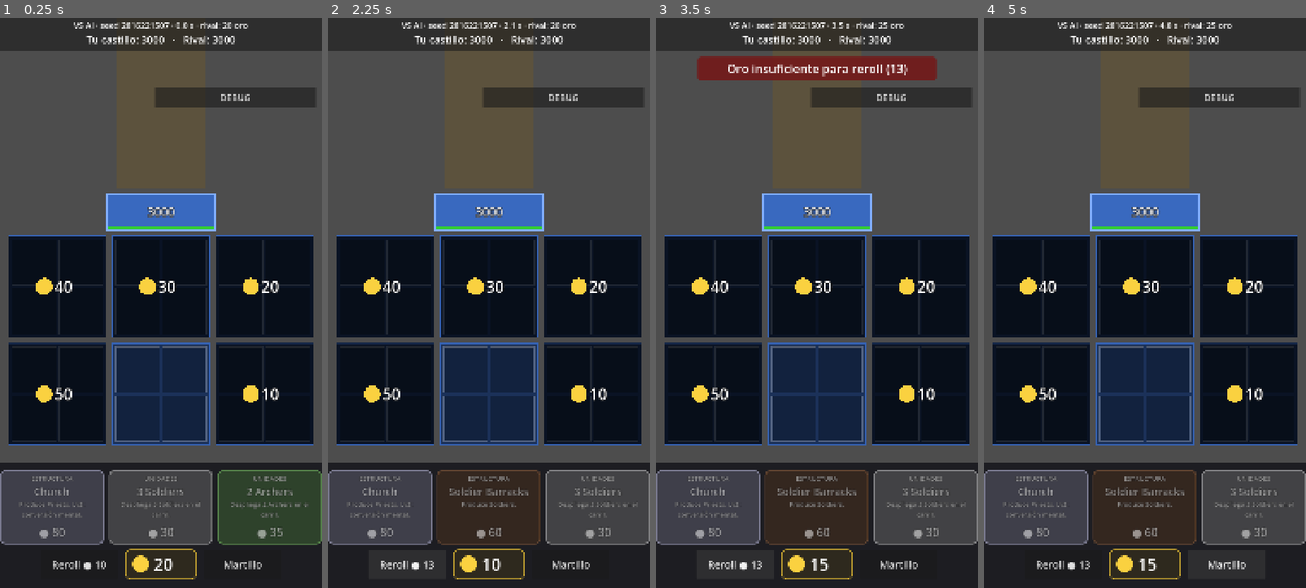
Above: before the commit, frames 1-4 (left to right).
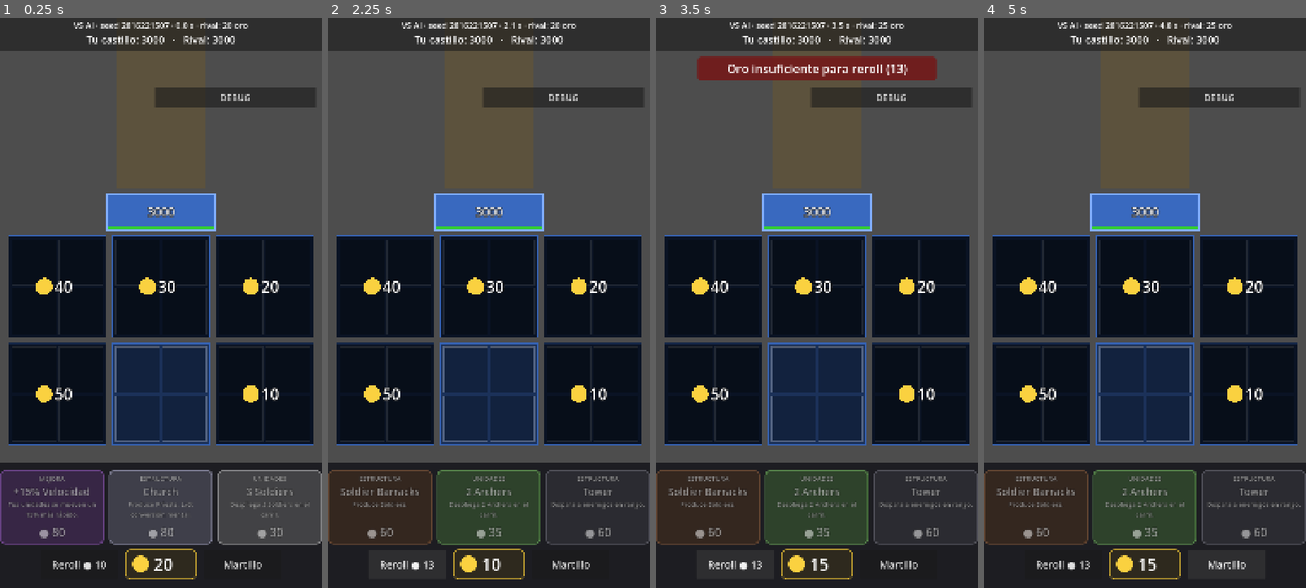
Above: after the commit, the same moments.

Repository: Edwardvee/IWTCN
Game: Godot game, scene res://scenes/Main.tscn
Same seed, same stepped clock (60 frames per second), same inputs: the game is played once before the commit and once after it.
Inputs:
- Up to frame 1 (0.25 s): no input
- Up to frame 2 (2.25 s): click "DEBUG" at 0.5 s; click "DEBUG" at 1.25 s; click "Reroll ● 10" at 2 s
- Up to frame 3 (3.5 s): click "Reroll ● 13" at 2.75 s
- Up to frame 4 (5 s): click "Martillo" at 3.5 s; click "Vender: toca" at 4.25 s

The runs differ from the first frame. In frame 1, 7.8% of the frame differs, in the area x 0-100%, y 79-93%; in frame 2, 8.6%; in frame 3, 8.6%; in frame 4, 8.6%.

Commit message:
Fase 10: Terminada
Buffs globales acumulables (velocidad, vida, armadura, producción) aplicados en vivo.

Co-Authored-By: Claude Opus 5.5 <noreply@anthropic.com>

Diff:
--- a/autoload/EventBus.gd
+++ b/autoload/EventBus.gd
@@ -37,6 +37,7 @@
 signal draft_ofrecido(player_id: int, cartas: Array[CardData])
 signal carta_elegida(player_id: int, carta: CardData)
 signal coste_reroll_actualizado(player_id: int, coste: int)
+signal buff_aplicado(player_id: int, buff: BuffData)
 
 # --- Castillos ---
 signal castillo_danado(player_id: int, vida_actual: float, vida_maxima: float)
--- a/data/cards/card_buff_production.tres
+++ b/data/cards/card_buff_production.tres
@@ -7,7 +7,7 @@
 script = ExtResource("2_4edv0")
 id = &"card_buff_production"
 display_name = "-1.5 s Producción"
-description = "Tus edificios producen 1.5 s más rápido."
+description = "Tus cuarteles e iglesias producen 1.5 s más rápido."
 card_type = 1
 cost = 100
 shop_weight = 5
--- a/entities/structures/SpawnerStructure.gd
+++ b/entities/structures/SpawnerStructure.gd
@@ -6,8 +6,9 @@
 ## UnitStatModifiers al crear la unidad.
 
 
+## Intervalo del nivel con los buffs de producción del dueño aplicados.
 func get_production_interval() -> float:
-	return data.get_spawn_interval(level)
+	return BuffSystem.get_production_interval(owner_id, data.get_spawn_interval(level))
 
 
 func _on_production_cycle() -> void:
--- a/entities/units/UnitBase.gd
+++ b/entities/units/UnitBase.gd
@@ -48,25 +48,21 @@
 
 var _sprite: AnimatedSprite2D = null
 var _collision: CollisionShape2D = null
-
-
-func setup(p_unit_id: int, p_team: int, p_data: UnitData, p_lane: LaneManager, modifiers: UnitStatModifiers = null) -> void:
+## Bonus fijados al aparecer (cuarteles). Los buffs se suman en refresh_stats().
+var _spawn_modifiers: UnitStatModifiers = null
+
+
+func setup(p_unit_id: int, p_team: int, p_data: UnitData, p_lane: LaneManager, spawn_modifiers: UnitStatModifiers = null) -> void:
 	unit_id = p_unit_id
 	team = p_team
 	data = p_data
 	lane = p_lane
 	name = "Unit_%d" % unit_id
-	var bonus_hp: float = modifiers.bonus_max_hp if modifiers != null else 0.0
-	var bonus_damage: float = modifiers.bonus_damage if modifiers != null else 0.0
-	max_hp = data.max_hp + bonus_hp
-	current_hp = max_hp
-	move_speed = data.move_speed
-	# Una unidad sin daño base (Priest) no gana daño por bonus.
-	damage = data.damage + bonus_damage if data.damage > 0.0 else 0.0
+	_spawn_modifiers = spawn_modifiers if spawn_modifiers != null else UnitStatModifiers.new()
 	attack_range = data.attack_range
 	attack_cooldown = data.attack_cooldown
-	damage_mitigation = data.damage_mitigation
 	heal_amount = data.heal_amount
+	refresh_stats(false)
 	body_radius = data.body_radius
 	lane_end_y = lane.get_lane_end_y(team) if lane != null else global_position.y
 	set_physics_process(false)
@@ -81,6 +77,21 @@
 		state_machine.add_state(STATE_ATTACK, AttackState.new(self))
 	state_machine.add_state(STATE_DEAD, DeadState.new(self))
 	state_machine.start(STATE_ADVANCE)
+
+
+## Recalcula estadísticas = base + bonus de aparición + buffs actuales del equipo.
+## keep_hp_ratio: al cambiar la vida máxima se conserva el % de vida.
+func refresh_stats(keep_hp_ratio: bool) -> void:
+	var ratio: float = get_hp_ratio() if keep_hp_ratio else 1.0
+	var modifiers: UnitStatModifiers = _spawn_modifiers.combined_with(UnitStatModifiers.from_buffs(team, data))
+	max_hp = maxf(1.0, (data.max_hp + modifiers.bonus_max_hp) * modifiers.max_hp_multiplier)
+	if not is_dead:
+		current_hp = max_hp * ratio
+	move_speed = maxf(0.0, (data.move_speed + modifiers.bonus_move_speed) * modifiers.move_speed_multiplier)
+	# Una unidad sin daño base (Priest) no gana daño por bonus.
+	damage = (data.damage + modifiers.bonus_damage) * modifiers.damage_multiplier if data.damage > 0.0 else 0.0
+	damage_mitigation = clampf(data.damage_mitigation + modifiers.bonus_mitigation, 0.0, 0.9)
+	queue_redraw()
 
 
 ## Un paso de simulación. Lo llama LaneManager (nunca el propio nodo).
--- a/resources/GameRules.gd
+++ b/resources/GameRules.gd
@@ -35,6 +35,8 @@
 
 @export_group("Structures")
 @export_range(1, 10) var max_structure_level: int = 5
+## Límite inferior del intervalo de producción de unidades con buffs.
+@export var min_production_interval: float = 1.0
 
 
 func get_plot_cost(plot_index: int) -> int:
--- a/scenes/Main.tscn
+++ b/scenes/Main.tscn
@@ -13,6 +13,7 @@
 [ext_resource type="Script" path="res://ui/CastleHealthDisplay.gd" id="11_castle_hp"]
 [ext_resource type="Script" path="res://ui/ShopPanel.gd" id="12_shop"]
 [ext_resource type="Script" path="res://systems/draft/DraftManager.gd" id="13_draft"]
+[ext_resource type="Script" path="res://ui/BuffListLabel.gd" id="14_buffs"]
 
 [sub_resource type="StyleBoxFlat" id="StyleBoxFlat_bar"]
 bg_color = Color(0.1, 0.1, 0.12, 0.92)
@@ -156,6 +157,13 @@
 vertical_alignment = 1
 script = ExtResource("11_castle_hp")
 
+[node name="BuffList" type="Label" parent="UI/HUD/TopBar/Lines"]
+layout_mode = 2
+theme_override_colors/font_color = Color(0.8, 0.65, 1, 1)
+theme_override_font_sizes/font_size = 24
+horizontal_alignment = 1
+script = ExtResource("14_buffs")
+
 [node name="Toast" type="Label" parent="UI/HUD"]
 unique_name_in_owner = true
 layout_mode = 1
--- /dev/null
+++ b/systems/buffs/BuffSystem.gd
@@ -0,0 +1,43 @@
+class_name BuffSystem
+extends RefCounted
+## Buffs globales por jugador. Único punto que modifica PlayerState.buffs.
+## Los buffs se acumulan (comprar dos veces el mismo suma dos veces).
+## Añadir un buff nuevo = crear un BuffData .tres; solo un Stat nuevo exige código.
+
+
+static func apply_buff(player_id: int, buff: BuffData) -> bool:
+	var player_state: PlayerState = GameManager.get_player_state(player_id)
+	if player_state == null or buff == null:
+		return false
+	player_state.buffs.append(buff.id)
+	EventBus.buff_aplicado.emit(player_id, buff)
+	return true
+
+
+static func get_buffs(player_id: int) -> Array[BuffData]:
+	var result: Array[BuffData] = []
+	var player_state: PlayerState = GameManager.get_player_state(player_id)
+	if player_state == null or GameManager.database == null:
+		return result
+	for buff_id: StringName in player_state.buffs:
+		var buff: BuffData = GameManager.database.get_buff(buff_id)
+		if buff != null:
+			result.append(buff)
+	return result
+
+
+## Intervalo de producción de unidades con los buffs PRODUCTION_INTERVAL
+## aplicados, nunca por debajo de rules.min_production_interval.
+static func get_production_interval(player_id: int, base_interval: float) -> float:
+	var percent: float = 0.0
+	var flat: float = 0.0
+	for buff: BuffData in get_buffs(player_id):
+		if buff.stat != BuffData.Stat.PRODUCTION_INTERVAL:
+			continue
+		if buff.operation == BuffData.Operation.PERCENT:
+			percent += buff.value
+		else:
+			flat += buff.value
+	var rules: GameRules = GameManager.get_rules()
+	var minimum: float = rules.min_production_interval if rules != null else 1.0
+	return maxf(minimum, base_interval * (1.0 + percent) + flat)
--- a/systems/combat/LaneManager.gd
+++ b/systems/combat/LaneManager.gd
@@ -110,7 +110,7 @@
 		push_error("LaneManager.spawn_unit: parámetros inválidos")
 		return null
 	var unit: UnitBase = UnitBase.new()
-	unit.setup(GameManager.match_state.allocate_entity_id(), team, unit_data, self, UnitStatModifiers.for_player(team, unit_data))
+	unit.setup(GameManager.match_state.allocate_entity_id(), team, unit_data, self, UnitStatModifiers.from_barracks(team, unit_data))
 	_get_container(team).add_child(unit)
 	unit.global_position = world_position
 	_register(unit)
@@ -224,6 +224,14 @@
 	return _units.duplicate()
 
 
+## Recalcula las estadísticas de las unidades vivas del equipo (p. ej. tras
+## comprar un buff). Conserva el % de vida de cada unidad.
+func refresh_team_stats(team: int) -> void:
+	for unit: UnitBase in _units:
+		if unit.team == team:
+			unit.refresh_stats(true)
+
+
 func get_alive_count(team: int) -> int:
 	var count: int = 0
 	for unit: UnitBase in _units:
--- a/systems/combat/UnitStatModifiers.gd
+++ b/systems/combat/UnitStatModifiers.gd
@@ -1,18 +1,23 @@
 class_name UnitStatModifiers
 extends RefCounted
-## Modificadores de estadísticas que recibe una unidad al aparecer.
-## Punto único de cálculo: hoy los bonus de cuartel; en la Fase 10, los
-## buffs globales. Se calcula solo a partir del estado de partida
-## (PlayerState + GameDatabase), así que es determinista y sincronizable.
+## Modificadores de estadísticas de una unidad. Se calculan solo a partir del
+## estado de partida (PlayerState + GameDatabase): deterministas y sincronizables.
+##   from_barracks: bonus de cuartel, se fija al aparecer la unidad.
+##   from_buffs:    buffs globales, se recalculan en vivo al comprar un buff.
+## Estadística final = (base + bonus) × multiplicador; mitigación = base + bonus.
 
 var bonus_max_hp: float = 0.0
 var bonus_damage: float = 0.0
+var bonus_move_speed: float = 0.0
+var bonus_mitigation: float = 0.0
+var max_hp_multiplier: float = 1.0
+var damage_multiplier: float = 1.0
+var move_speed_multiplier: float = 1.0
 
 
-## Modificadores para una unidad `unit_data` del jugador `player_id`.
 ## Cuartel: por cada estructura adicional (a partir de la 2.ª) que produce
 ## esta unidad, suma sus unit_bonus_* (p. ej. +1 daño y +10 vida).
-static func for_player(player_id: int, unit_data: UnitData) -> UnitStatModifiers:
+static func from_barracks(player_id: int, unit_data: UnitData) -> UnitStatModifiers:
 	var modifiers: UnitStatModifiers = UnitStatModifiers.new()
 	var player_state: PlayerState = GameManager.get_player_state(player_id)
 	if player_state == null or GameManager.database == null or unit_data == null:
@@ -24,3 +29,45 @@
 		modifiers.bonus_max_hp += structure.unit_bonus_hp_per_extra_building * extra_buildings
 		modifiers.bonus_damage += structure.unit_bonus_damage_per_extra_building * extra_buildings
 	return modifiers
+
+
+static func from_buffs(player_id: int, unit_data: UnitData) -> UnitStatModifiers:
+	var modifiers: UnitStatModifiers = UnitStatModifiers.new()
+	if unit_data == null:
+		return modifiers
+	for buff: BuffData in BuffSystem.get_buffs(player_id):
+		if not buff.affects_unit(unit_data.id):
+			continue
+		var is_percent: bool = buff.operation == BuffData.Operation.PERCENT
+		match buff.stat:
+			BuffData.Stat.MOVE_SPEED:
+				if is_percent:
+					modifiers.move_speed_multiplier += buff.value
+				else:
+					modifiers.bonus_move_speed += buff.value
+			BuffData.Stat.MAX_HP:
+				if is_percent:
+					modifiers.max_hp_multiplier += buff.value
+				else:
+					modifiers.bonus_max_hp += buff.value
+			BuffData.Stat.DAMAGE:
+				if is_percent:
+					modifiers.damage_multiplier += buff.value
+				else:
+					modifiers.bonus_damage += buff.value
+			BuffData.Stat.DAMAGE_MITIGATION:
+				# "+10 % armadura" = +0.10 de mitigación en ambos modos.
+				modifiers.bonus_mitigation += buff.value
+	return modifiers
+
+
+func combined_with(other: UnitStatModifiers) -> UnitStatModifiers:
+	var result: UnitStatModifiers = UnitStatModifiers.new()
+	result.bonus_max_hp = bonus_max_hp + other.bonus_max_hp
+	result.bonus_damage = bonus_damage + other.bonus_damage
+	result.bonus_move_speed = bonus_move_speed + other.bonus_move_speed
+	result.bonus_mitigation = bonus_mitigation + other.bonus_mitigation
+	result.max_hp_multiplier = max_hp_multiplier + other.max_hp_multiplier - 1.0
+	result.damage_multiplier = damage_multiplier + other.damage_multiplier - 1.0
+	result.move_speed_multiplier = move_speed_multiplier + other.move_speed_multiplier - 1.0
+	return result
--- a/systems/commands/PlayCardCommand.gd
+++ b/systems/commands/PlayCardCommand.gd
@@ -4,7 +4,7 @@
 ##   STRUCTURE   → se construye en slot_index (el cliente lo resuelve al soltar
 ##                 sobre un plot; la autoridad valida que el slot sea válido)
 ##   DIRECT_UNIT → aparecen unit_count unidades en deploy_position (mitad propia)
-##   GLOBAL_BUFF → Fase 10
+##   GLOBAL_BUFF → se aplica el buff (se puede soltar en cualquier sitio)
 ## card_id acompaña a offer_index para detectar ofertas obsoletas (la tienda
 ## cambió entre el arrastre y la llegada del comando).
 
@@ -54,7 +54,9 @@
 			if not lane.is_valid_deploy_position(player_id, deploy_position):
 				return "Suelta las unidades en tu mitad del carril"
 			return ""
-	return "Tipo de carta no disponible todavía"
+		CardData.CardType.GLOBAL_BUFF:
+			return "" if card.buff != null else "Mejora sin datos"
+	return "Tipo de carta desconocido"
 
 
 func apply(processor: CommandProcessor) -> bool:
@@ -76,4 +78,11 @@
 		CardData.CardType.DIRECT_UNIT:
 			var spawned: Array[UnitBase] = processor.get_lane().spawn_group_at(card.unit, player_id, card.unit_count, deploy_position)
 			return spawned.size() == card.unit_count
+		CardData.CardType.GLOBAL_BUFF:
+			if not BuffSystem.apply_buff(player_id, card.buff):
+				return false
+			# Los buffs afectan también a las unidades que ya están en el carril.
+			if processor.get_lane() != null:
+				processor.get_lane().refresh_team_stats(player_id)
+			return true
 	return false
--- a/systems/draft/DraftManager.gd
+++ b/systems/draft/DraftManager.gd
@@ -14,8 +14,8 @@
 ## Solo lo modifican los comandos (PlayCardCommand, RerollShopCommand) y su
 ## propio tick. La IA leerá la misma oferta que ve un jugador humano.
 
-## Tipos de carta que pueden salir en la tienda (GLOBAL_BUFF se activa en la Fase 10).
-@export var enabled_card_types: Array[CardData.CardType] = [CardData.CardType.STRUCTURE, CardData.CardType.DIRECT_UNIT]
+## Tipos de carta que pueden salir en la tienda.
+@export var enabled_card_types: Array[CardData.CardType] = [CardData.CardType.STRUCTURE, CardData.CardType.DIRECT_UNIT, CardData.CardType.GLOBAL_BUFF]
 
 
 func _ready() -> void:
--- a/systems/match/PlayerState.gd
+++ b/systems/match/PlayerState.gd
@@ -14,6 +14,8 @@
 var castle_max_hp: float = 1.0
 var castle_hp: float = 1.0
 var shop: ShopState
+## Ids de los buffs globales comprados (se acumulan). Solo BuffSystem escribe.
+var buffs: Array[StringName] = []
 
 
 func _init(p_player_id: int, rules: GameRules) -> void:
@@ -38,4 +40,5 @@
 		"castle_max_hp": castle_max_hp,
 		"grid": grid.to_dict(),
 		"shop": shop.to_dict(),
+		"buffs": buffs.duplicate(),
 	}
--- a/tests/TestRunner.gd
+++ b/tests/TestRunner.gd
@@ -12,6 +12,7 @@
 	"res://tests/suites/TestLane.gd",
 	"res://tests/suites/TestStructures.gd",
 	"res://tests/suites/TestShop.gd",
+	"res://tests/suites/TestBuffs.gd",
 ]
 
 
--- /dev/null
+++ b/tests/suites/TestBuffs.gd
@@ -0,0 +1,137 @@
+extends TestSuite
+## Fase 10: buffs globales afectan de verdad a unidades y producción.
+
+const STEP: float = 1.0 / 60.0
+
+var processor: CommandProcessor = null
+var draft: DraftManager = null
+var grid0: GridManager = null
+var lane: LaneManager = null
+var soldier: UnitData = null
+var tank: UnitData = null
+
+
+func before_each() -> void:
+	if processor == null:
+		processor = CommandProcessor.new()
+		draft = DraftManager.new()
+		lane = LaneManager.new()
+		grid0 = GridManager.new()
+		grid0.player_id = 0
+		grid0.position = Vector2(30.0, 2460.0)
+		for node: Node in [processor, draft, lane, grid0]:
+			get_root().add_child(node)
+		grid0.lane = lane
+		processor.register_grid(grid0)
+		processor.register_lane(lane)
+		processor.register_draft(draft)
+		soldier = GameManager.database.get_unit(&"soldier")
+		tank = GameManager.database.get_unit(&"tank")
+	GameManager.register_command_processor(processor)
+	GameManager.start_match(MatchTypes.GameMode.VS_AI, 1010)
+	EconomyManager.add_gold(0, 1000)
+
+
+func after_all() -> void:
+	GameManager.register_command_processor(null)
+	lane.clear_units()
+	for node: Node in [processor, draft, lane, grid0]:
+		node.queue_free()
+
+
+func _buff(buff_id: StringName, player_id: int = 0) -> void:
+	BuffSystem.apply_buff(player_id, GameManager.database.get_buff(buff_id))
+	lane.refresh_team_stats(player_id)
+
+
+func _spawn(data: UnitData, team: int = 0) -> UnitBase:
+	return lane.spawn_unit(data, team, Vector2(540.0, 2000.0 if team == 0 else 1200.0))
+
+
+func test_speed_buff_affects_existing_and_new_units() -> void:
+	var existing: UnitBase = _spawn(soldier)
+	_buff(&"buff_move_speed")
+	assert_true(is_equal_approx(existing.move_speed, 138.0), "existente: 120 × 1.15")
+	assert_true(is_equal_approx(_spawn(soldier).move_speed, 138.0), "nueva: 120 × 1.15")
+
+
+func test_buffs_stack() -> void:
+	_buff(&"buff_move_speed")
+	_buff(&"buff_move_speed")
+	assert_true(is_equal_approx(_spawn(soldier).move_speed, 156.0), "dos buffs: 120 × 1.30")
+
+
+func test_hp_buff_keeps_health_ratio() -> void:
+	var existing: UnitBase = _spawn(soldier)
+	existing.receive_damage(125.0, 0)
+	_buff(&"buff_max_hp")
+	assert_true(is_equal_approx(existing.max_hp, 275.0), "250 × 1.10")
+	assert_true(is_equal_approx(existing.current_hp, 137.5), "sigue al 50 %")
+	assert_true(is_equal_approx(_spawn(soldier).current_hp, 275.0), "las nuevas nacen con vida llena")
+
+
+func test_armor_buff_adds_mitigation() -> void:
+	_buff(&"buff_armor")
+	var tank_unit: UnitBase = _spawn(tank)
+	assert_true(is_equal_approx(tank_unit.damage_mitigation, 0.3), "tank 0.2 + 0.1")
+	assert_true(is_equal_approx(tank_unit.calculate_damage_taken(100.0), 70.0), "recibe 70 de 100")
+	assert_true(is_equal_approx(_spawn(soldier).damage_mitigation, 0.1), "soldier 0 + 0.1")
+
+
+func test_mitigation_is_capped() -> void:
+	for _i: int in 12:
+		_buff(&"buff_armor")
+	assert_true(is_equal_approx(_spawn(tank).damage_mitigation, 0.9), "máximo 90 %")
+
+
+func test_buffs_are_per_player() -> void:
+	_buff(&"buff_move_speed")
+	assert_eq(_spawn(soldier, 1).move_speed, 120.0, "el rival no se beneficia")
+
+
+func test_barracks_bonus_and_buff_combine() -> void:
+	GameManager.submit_command(BuildCommand.new(0, &"card_soldier_barracks", 16, GameCommand.Source.DEBUG))
+	GameManager.submit_command(BuildCommand.new(0, &"card_soldier_barracks", 17, GameCommand.Source.DEBUG))
+	_buff(&"buff_max_hp")
+	assert_true(is_equal_approx(_spawn(soldier).max_hp, 286.0), "(250 + 10) × 1.10")
+
+
+func test_production_buff_speeds_up_barracks() -> void:
+	GameManager.submit_command(BuildCommand.new(0, &"card_soldier_barracks", 16, GameCommand.Source.DEBUG))
+	_buff(&"buff_production")
+	var barracks: StructureBase = grid0.get_structure_at(16)
+	assert_true(is_equal_approx(barracks.get_production_interval(), 6.5), "8 - 1.5")
+	for _step: int in roundi(6.6 / STEP):
+		grid0.simulate_step(STEP)
+	assert_eq(lane.get_alive_count(0), 2, "produce a los 6.5 s")
+
+
+func test_production_interval_has_minimum() -> void:
+	for _i: int in 10:
+		_buff(&"buff_production")
+	assert_eq(BuffSystem.get_production_interval(0, 8.0), 1.0, "nunca por debajo de 1 s")
+
+
+func test_production_buff_does_not_affect_farms() -> void:
+	GameManager.submit_command(BuildCommand.new(0, &"card_farm", 16, GameCommand.Source.DEBUG))
+	_buff(&"buff_production")
+	assert_eq(grid0.get_structure_at(16).get_production_interval(), 8.0, "la granja sigue en 8 s")
+
+
+func test_play_buff_card_anywhere() -> void:
+	var existing: UnitBase = _spawn(soldier)
+	draft.force_offer(0, [&"card_buff_move_speed", &"card_farm", &"card_tower"] as Array[StringName])
+	var gold_before: int = EconomyManager.get_gold(0)
+	var command: PlayCardCommand = PlayCardCommand.new(0, 0, &"card_buff_move_speed", -1, Vector2(10.0, 10.0))
+	assert_true(GameManager.submit_command(command), "carta de mejora aceptada en cualquier posición")
+	assert_eq(EconomyManager.get_gold(0), gold_before - 80, "cobra 80")
+	assert_eq(GameManager.get_player_state(0).buffs, [&"buff_move_speed"] as Array[StringName], "buff registrado")
+	assert_true(is_equal_approx(existing.move_speed, 138.0), "afecta a las unidades ya desplegadas")
+
+
+func test_restart_clears_buffs() -> void:
+	_buff(&"buff_move_speed")
+	GameManager.start_match(MatchTypes.GameMode.VS_AI, 1011)
+	assert_eq(GameManager.get_player_state(0).buffs.size(), 0, "sin buffs en partida nueva")
+	var players: Array = GameManager.match_state.to_dict()["players"]
+	assert_true((players[0] as Dictionary).has("buffs"), "buffs en el snapshot")
--- a/tests/suites/TestShop.gd
+++ b/tests/suites/TestShop.gd
@@ -87,11 +87,13 @@
 	assert_eq(_offer_ids(1), first_rival, "también para el rival")
 
 
-func test_no_buff_cards_until_phase_10() -> void:
+func test_buff_cards_appear_in_shop() -> void:
+	var buff_seen: bool = false
 	for _roll: int in 100:
 		draft.refresh_offer(0)
 		for card: CardData in draft.get_offer(0):
-			assert_true(card.card_type != CardData.CardType.GLOBAL_BUFF, "sin mejoras globales todavía")
+			buff_seen = buff_seen or card.card_type == CardData.CardType.GLOBAL_BUFF
+	assert_true(buff_seen, "las mejoras globales salen en la tienda")
 
 
 func test_tank_only_with_three_barracks() -> void:
--- a/tests/suites/TestStructures.gd
+++ b/tests/suites/TestStructures.gd
@@ -144,9 +144,9 @@
 	_build(&"card_soldier_barracks", 16)
 	_build(&"card_soldier_barracks", 17)
 	_build(&"card_soldier_barracks", 18)
-	var soldier_mods: UnitStatModifiers = UnitStatModifiers.for_player(0, GameManager.database.get_unit(&"soldier"))
-	var archer_mods: UnitStatModifiers = UnitStatModifiers.for_player(0, GameManager.database.get_unit(&"archer"))
-	var enemy_mods: UnitStatModifiers = UnitStatModifiers.for_player(1, GameManager.database.get_unit(&"soldier"))
+	var soldier_mods: UnitStatModifiers = UnitStatModifiers.from_barracks(0, GameManager.database.get_unit(&"soldier"))
+	var archer_mods: UnitStatModifiers = UnitStatModifiers.from_barracks(0, GameManager.database.get_unit(&"archer"))
+	var enemy_mods: UnitStatModifiers = UnitStatModifiers.from_barracks(1, GameManager.database.get_unit(&"soldier"))
 	assert_eq(soldier_mods.bonus_max_hp, 20.0, "3 cuarteles: +20 vida")
 	assert_eq(soldier_mods.bonus_damage, 2.0, "3 cuarteles: +2 daño")
 	assert_eq(archer_mods.bonus_max_hp, 0.0, "los archers no se benefician")
--- /dev/null
+++ b/ui/BuffListLabel.gd
@@ -0,0 +1,31 @@
+extends Label
+## Mejoras globales activas del jugador local (agrupadas: "+15% Velocidad ×2").
+
+
+func _ready() -> void:
+	EventBus.buff_aplicado.connect(_on_buff_aplicado)
+	EventBus.partida_iniciada.connect(_on_partida_iniciada)
+	_refresh()
+
+
+func _refresh() -> void:
+	var counts: Dictionary[String, int] = {}
+	var order: Array[String] = []
+	for buff: BuffData in BuffSystem.get_buffs(GameManager.local_player_id):
+		if not counts.has(buff.display_name):
+			order.append(buff.display_name)
+		counts[buff.display_name] = counts.get(buff.display_name, 0) + 1
+	var parts: PackedStringArray = PackedStringArray()
+	for buff_name: String in order:
+		parts.append(buff_name if counts[buff_name] == 1 else "%s ×%d" % [buff_name, counts[buff_name]])
+	text = "Mejoras: " + ", ".join(parts) if not parts.is_empty() else ""
+	visible = not parts.is_empty()
+
+
+func _on_buff_aplicado(player_id: int, _buff: BuffData) -> void:
+	if player_id == GameManager.local_player_id:
+		_refresh()
+
+
+func _on_partida_iniciada(_modo: int, _semilla: int) -> void:
+	_refresh()
Not shown, added: systems/buffs/BuffSystem.gd.uid
Not shown, added: tests/suites/TestBuffs.gd.uid
Not shown, added: ui/BuffListLabel.gd.uid
